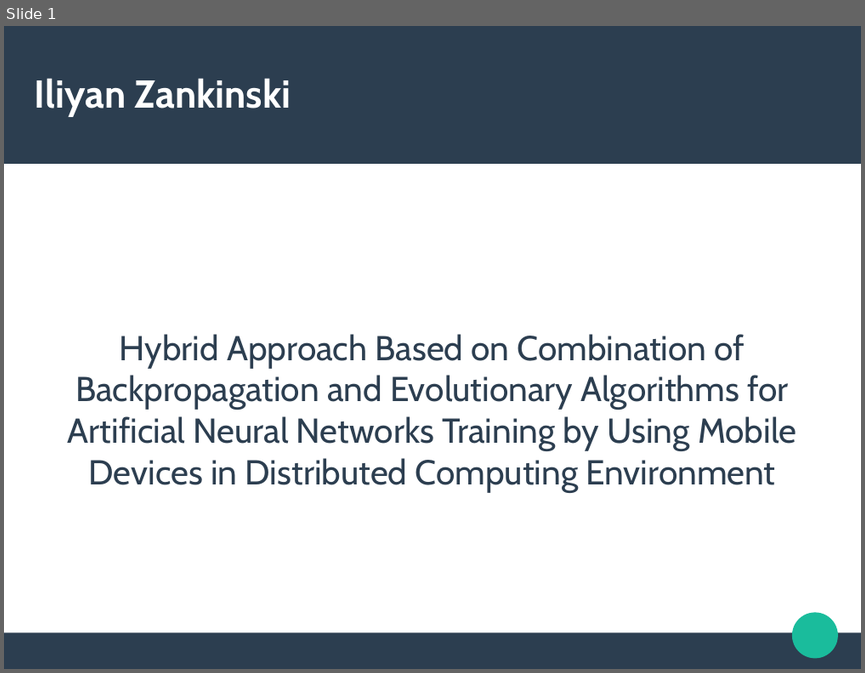
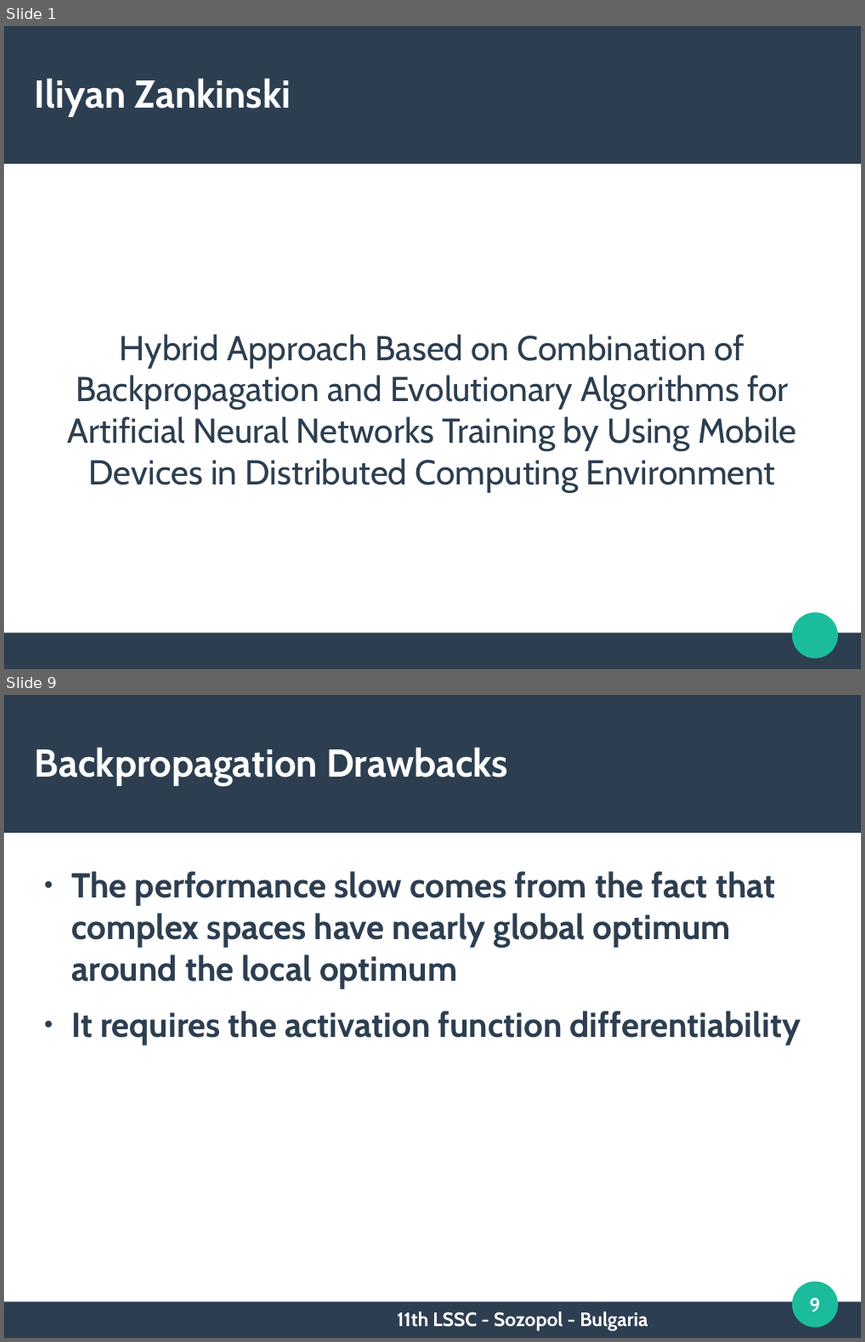
Before and after one commit to TodorBalabanov/Large-Scale-Scientific-Computations-2017, a slide deck: HybridApproachBasedOnCombinationOfBackpropagationAndEvolutionaryAlgorithmsForArtificialNeuralNetworksTrainingByUsingMobileDevicesInDistributedComputingEnvironment.odp. Shown one above the other, each under a label of ours: slide 1 before the commit, slides 1 and 9 after it; the slides between them are not shown. The pictures are 865x673 and 865x1342 pixels, drawn with LibreOffice and Linux fonts; fonts in the diff are those of the drawing; background and template pictures are left out. Boxes give left, top, right and bottom in pixels: in the first picture for what was removed or moved away, otherwise in the second. Text is boxed around its words. In the diff, an @@ line names an element or a change of style, - is before the commit and + after.

```diff
--- a/HybridApproachBasedOnCombinationOfBackpropagationAndEvolutionaryAlgorithmsForArtificialNeuralNetworksTrainingByUsingMobileDevicesInDistributedComputingEnvironment.odp
+++ b/HybridApproachBasedOnCombinationOfBackpropagationAndEvolutionaryAlgorithmsForArtificialNeuralNetworksTrainingByUsingMobileDevicesInDistributedComputingEnvironment.odp
@@ slide 9 added at bbox=[4, 695, 861, 1338], background #FFFFFF; not listed: 3 template elements that a slide beside it also shows @@
@@ title added at bbox=[35, 747, 508, 786], 36 pt, text #FFFFFF, bold @@
+Backpropagation Drawbacks
@@ text added at bbox=[71, 871, 800, 1045], 32 pt, text #2C3E50, bold @@
+● The performance slow comes from the fact that complex spaces have nearly global optimum around the local optimum
+● It requires the activation function differentiability
@@ page number added at bbox=[809, 1297, 820, 1311], 18 pt, text #FFFFFF, bold @@
+9
@@ text added at bbox=[397, 1311, 647, 1331], 18 pt, text #FFFFFF, bold @@
+11th LSSC - Sozopol - Bulgaria
```
Also in this commit, not shown: 1 slide changed, 9 other slides added.
